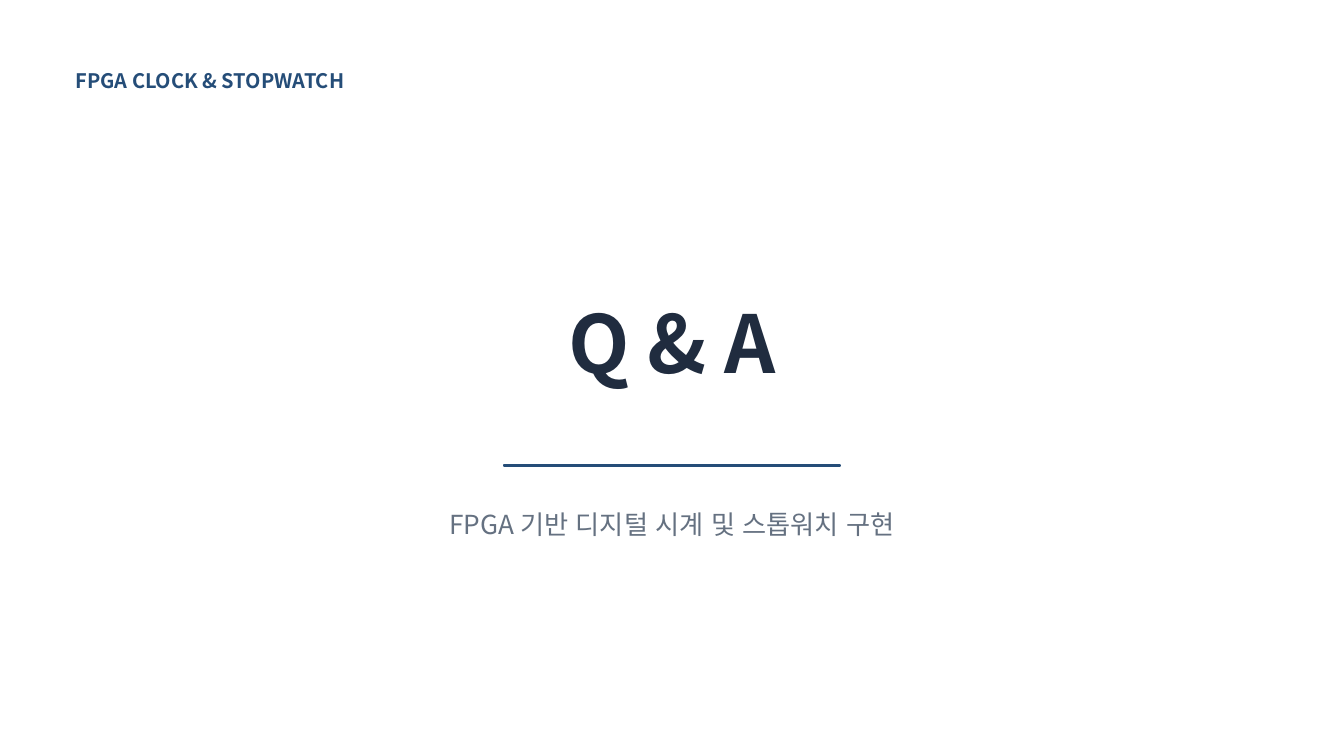
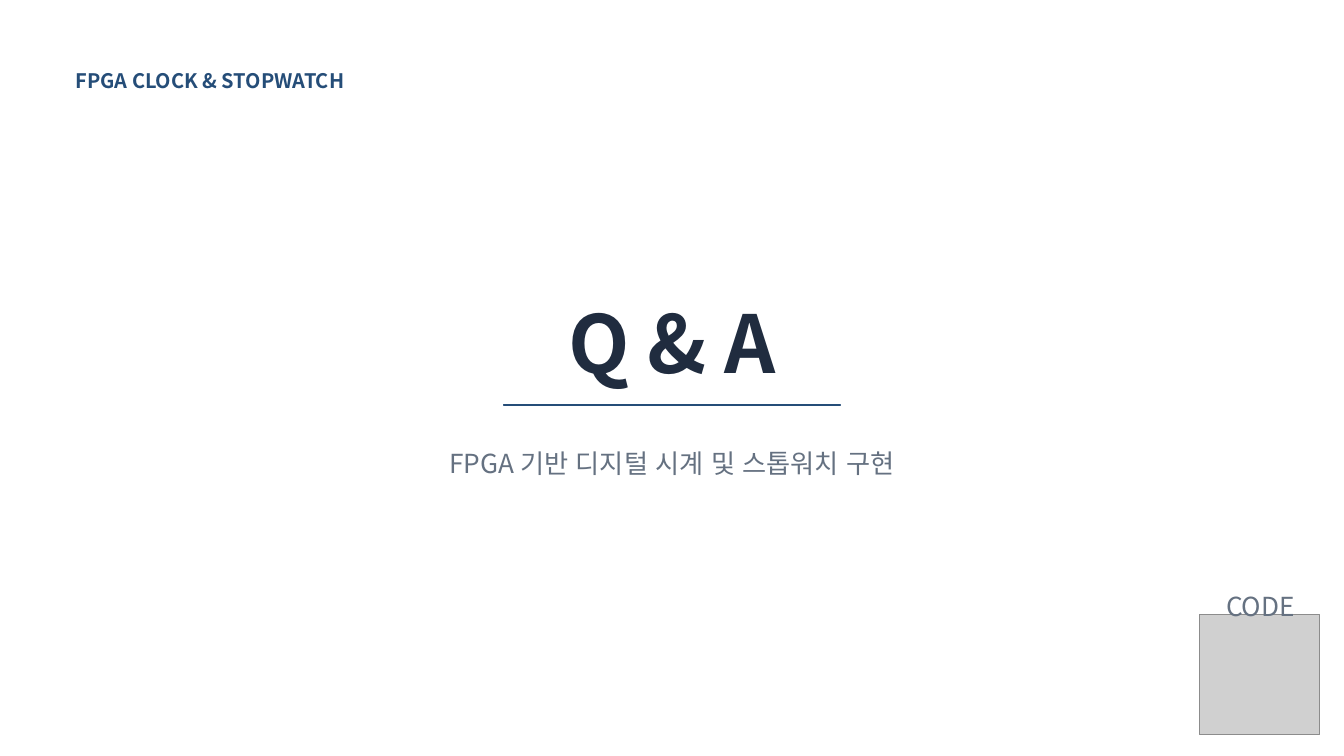
Before and after one commit to twotwoship/fpga_clock, a slide deck: slide 34 of fpga_clock_full_이양배_.pptx. Drawn at 1344x756 pixels with LibreOffice and Linux fonts; fonts in the diff are those of the drawing; grey boxes stand for pictures. Boxes give left, top, right and bottom in pixels: in the first picture for what was removed or moved away, otherwise in the second. Text is boxed around its words. In the diff, an @@ line names an element or a change of style, - is before the commit and + after.

Commit message:
rev:ppt

```diff
--- a/fpga_clock_full_이양배_.pptx
+++ b/fpga_clock_full_이양배_.pptx
@@ rectangle moved from (x1=504, y1=465, x2=840, y2=466) to (x1=504, y1=404, x2=840, y2=405) @@
@@ text "FPGA 기반 디지털 시계 및 ..." moved from (x1=449, y1=512, x2=894, y2=536) to (x1=449, y1=451, x2=894, y2=475) @@
@@ text added at (x1=1226, y1=596, x2=1295, y2=623), 18.8 pt, text #657181 @@
+CODE
@@ picture added at (x1=1200, y1=614, x2=1321, y2=735) @@
```
